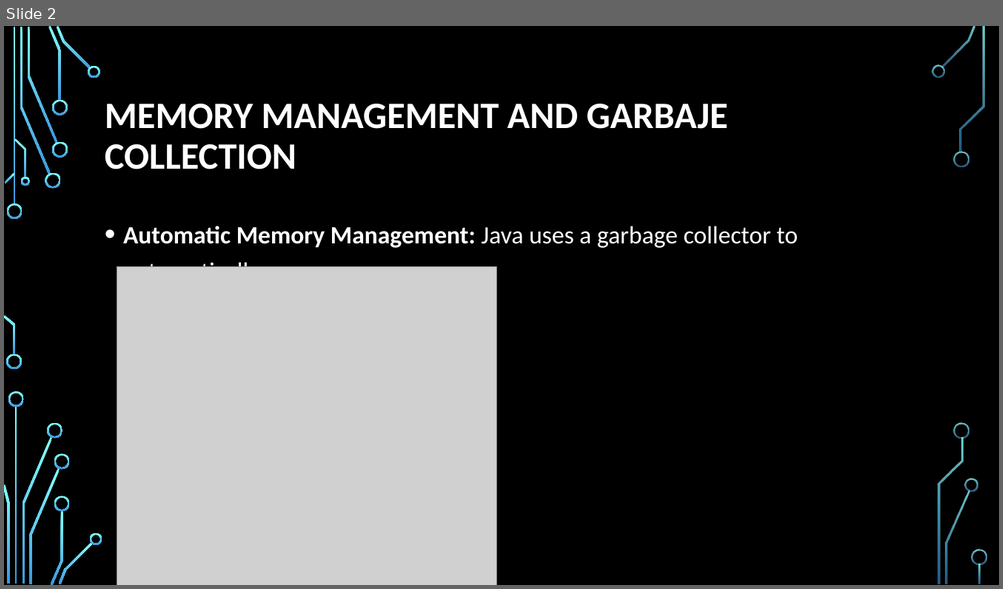
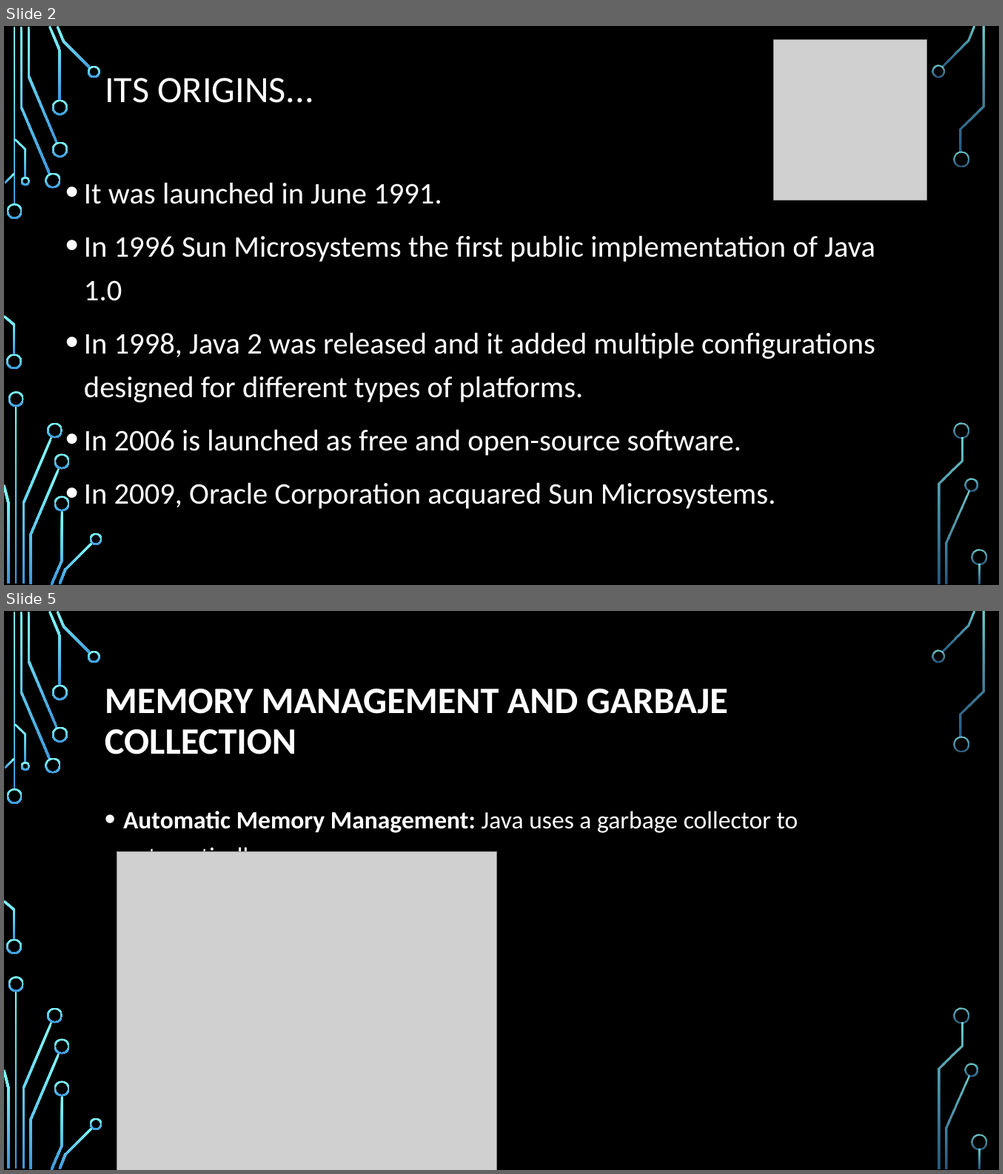
Before and after one commit to Xukialb/AE-4.-Programming-Languages, a slide deck: Java_English - Alberto.pptx. Shown one above the other, each under a label of ours: slide 2 before the commit, slides 2 and 5 after it; the slides between them are not shown. The pictures are 1003x589 and 1003x1174 pixels, drawn with LibreOffice and Linux fonts; fonts in the diff are those of the drawing; grey boxes stand for pictures; background and template pictures are left out. Boxes give left, top, right and bottom in pixels: in the first picture for what was removed or moved away, otherwise in the second. Text is boxed around its words. In the diff, an @@ line names an element or a change of style, - is before the commit and + after.

```diff
--- a/Java_English - Alberto.pptx
+++ b/Java_English - Alberto.pptx
@@ slide 2 added at (x1=4, y1=26, x2=999, y2=585), background picture (left out); not listed: 36 template elements that a slide beside it also shows @@
@@ picture added at (x1=774, y1=39, x2=927, y2=201) @@
@@ title added at (x1=105, y1=78, x2=314, y2=103), 36 pt, text #FFFFFF @@
+ITS ORIGINS...
@@ text added at (x1=84, y1=182, x2=875, y2=509), 29 pt, text #FFFFFF @@
+• It was launched in June 1991.
+• In 1996 Sun Microsystems the first public implementation of Java 1.0
+• In 1998, Java 2 was released and it added multiple configurations designed for different types of platforms.
+• In 2006 is launched as free and open-source software.
+• In 2009, Oracle Corporation acquared Sun Microsystems.
@@ what was slide 2 is now slide 5 @@
```
Also in this commit, not shown: 3 slides changed, 2 other slides added.
